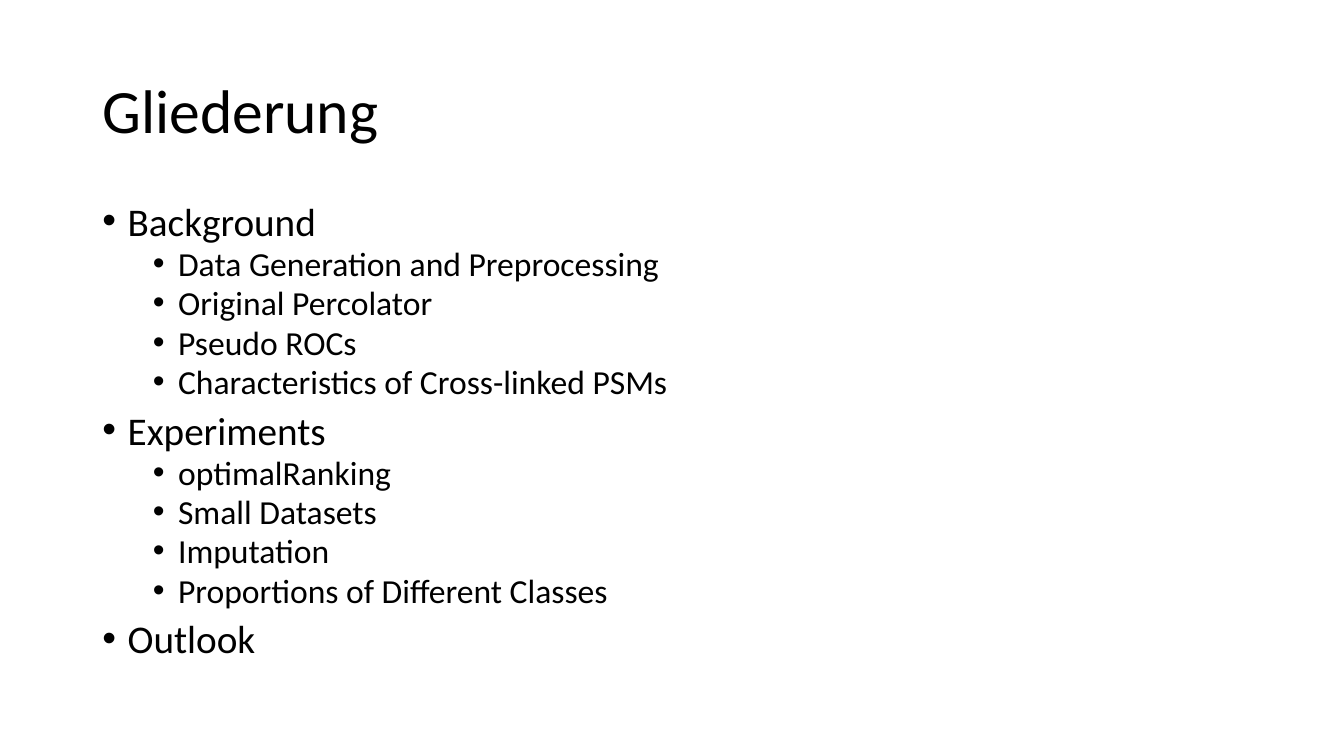
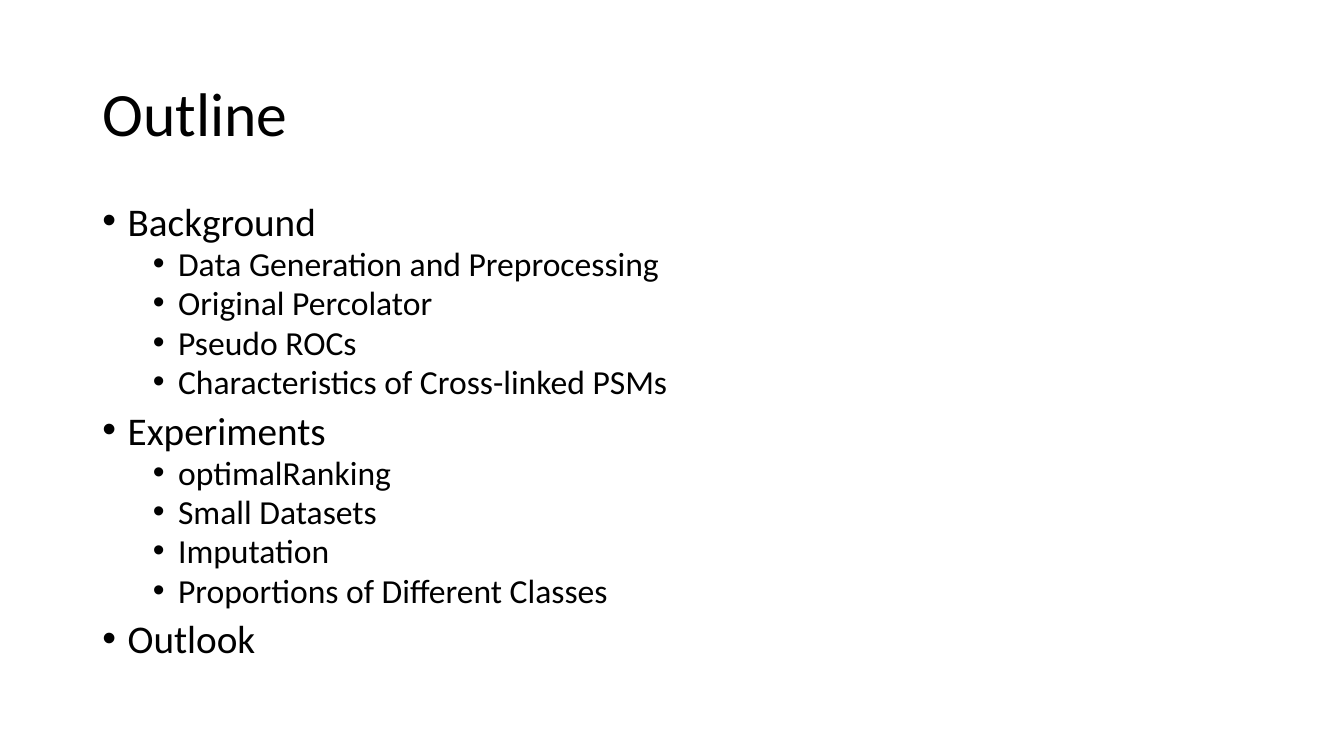
Before and after one commit to emilpaulitz/Bachelor-Thesis, a slide deck: slide 2 of doc/presentation.pptx. Drawn at 1344x756 pixels with LibreOffice and Linux fonts; fonts in the diff are those of the drawing. Boxes give left, top, right and bottom in pixels: in the first picture for what was removed or moved away, otherwise in the second. Text is boxed around its words. In the diff, an @@ line names an element or a change of style, - is before the commit and + after.

```diff
--- a/doc/presentation.pptx
+++ b/doc/presentation.pptx
@@ title at (102,93,287,137): text changed @@
-Gliederung
+Outline
```
Also in this commit, not shown: 1 other slide changed, 3 other files.
